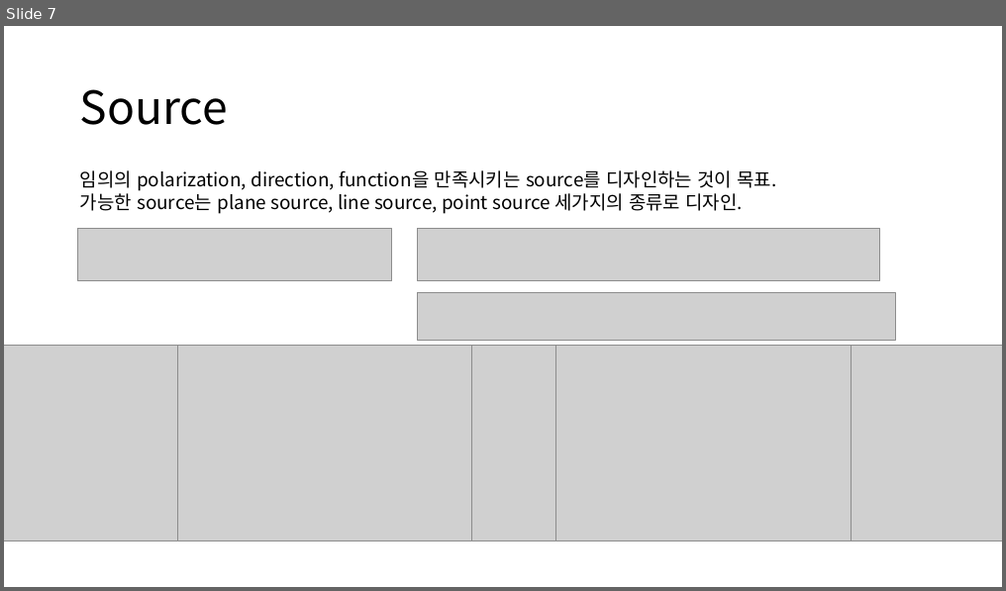
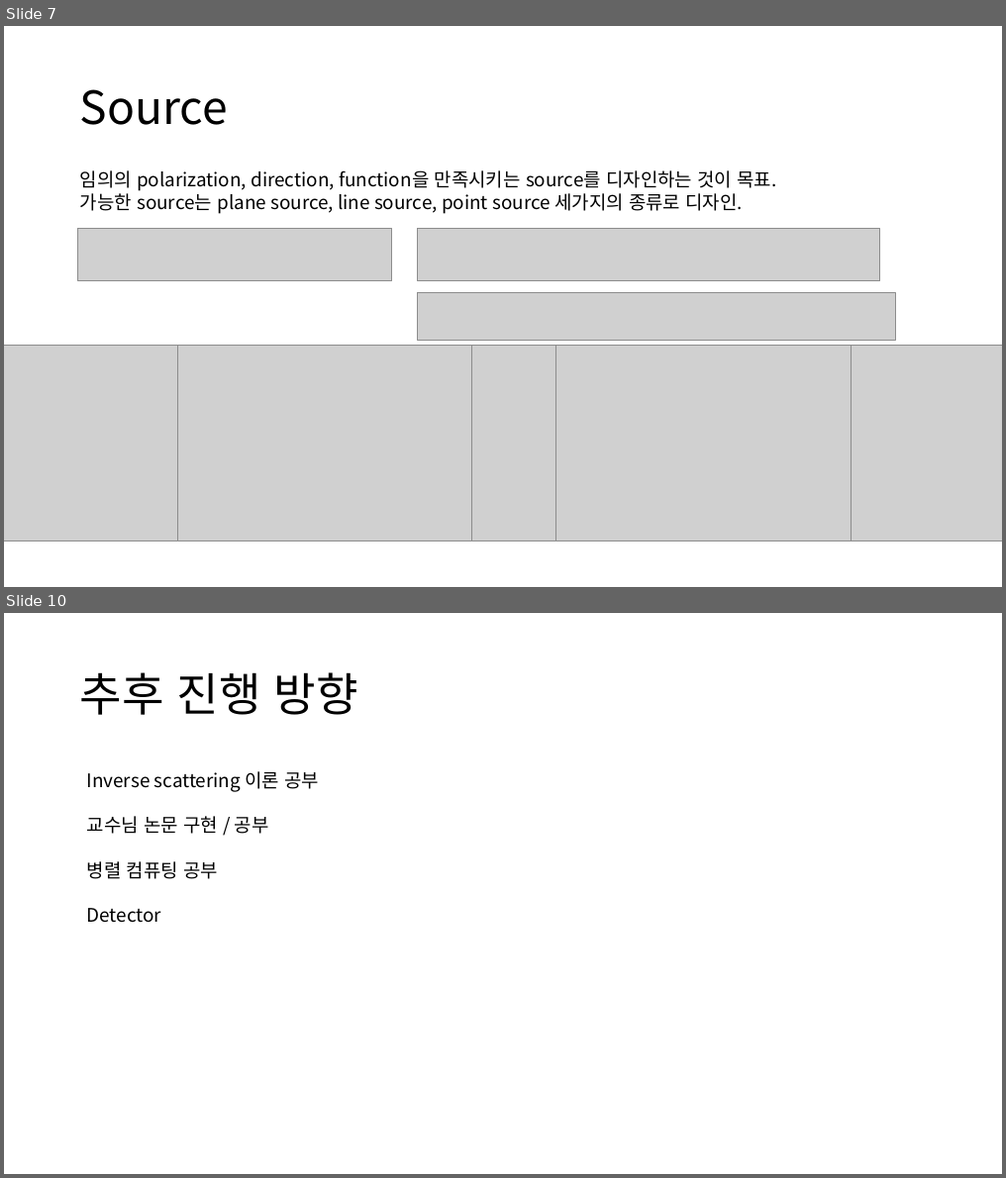
Before and after one commit to cyclinghiter/FDTDpython, a slide deck: 3D FDTD modularization.pptx. Shown one above the other, each under a label of ours: slide 7 before the commit, slides 7 and 10 after it; the slides between them are not shown. The pictures are 1006x591 and 1006x1178 pixels, drawn with LibreOffice and Linux fonts; fonts in the diff are those of the drawing; grey boxes stand for pictures. Boxes give left, top, right and bottom in pixels: in the first picture for what was removed or moved away, otherwise in the second. Text is boxed around its words. In the diff, an @@ line names an element or a change of style, - is before the commit and + after.

```diff
--- a/3D FDTD modularization.pptx
+++ b/3D FDTD modularization.pptx
@@ slide 10 added at [4,613,1002,1174], background #FFFFFF @@
@@ title added at [80,672,358,715], 44 pt, text #000000 @@
+추후 진행 방향
@@ text added at [87,771,319,923], 18 pt, text #000000 @@
+Inverse scattering 이론 공부
+교수님 논문 구현 / 공부
+병렬 컴퓨팅 공부
+Detector
```
Also in this commit, not shown: 2 slides changed, 1 other slide added, 1 other file.
